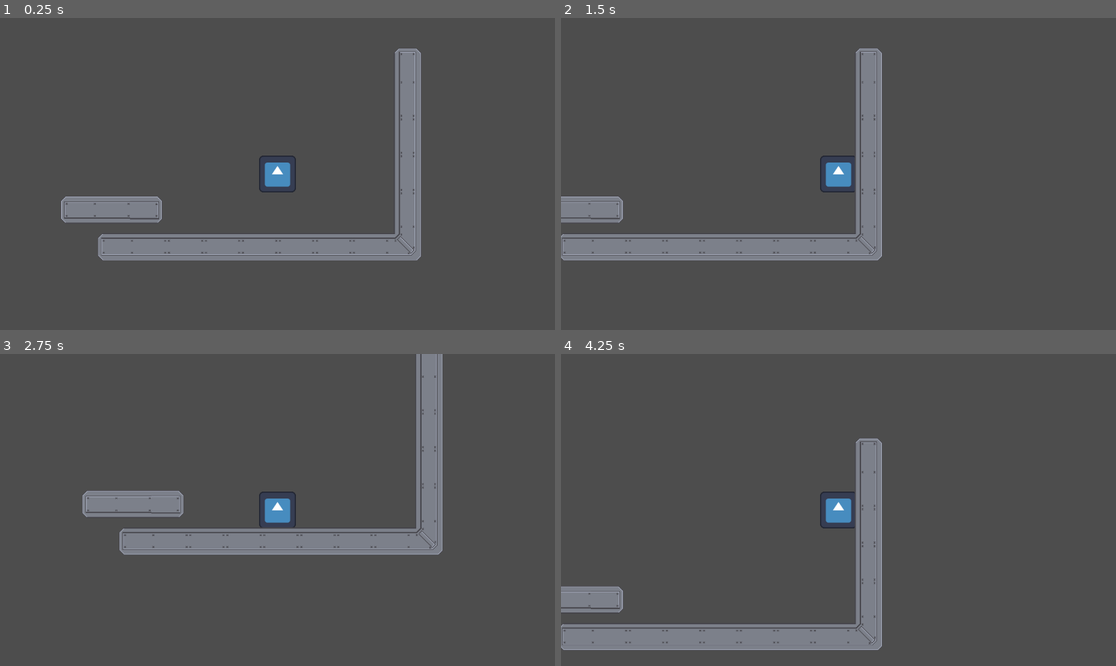
Above: before the commit, frames 1-4 (two rows, left to right).
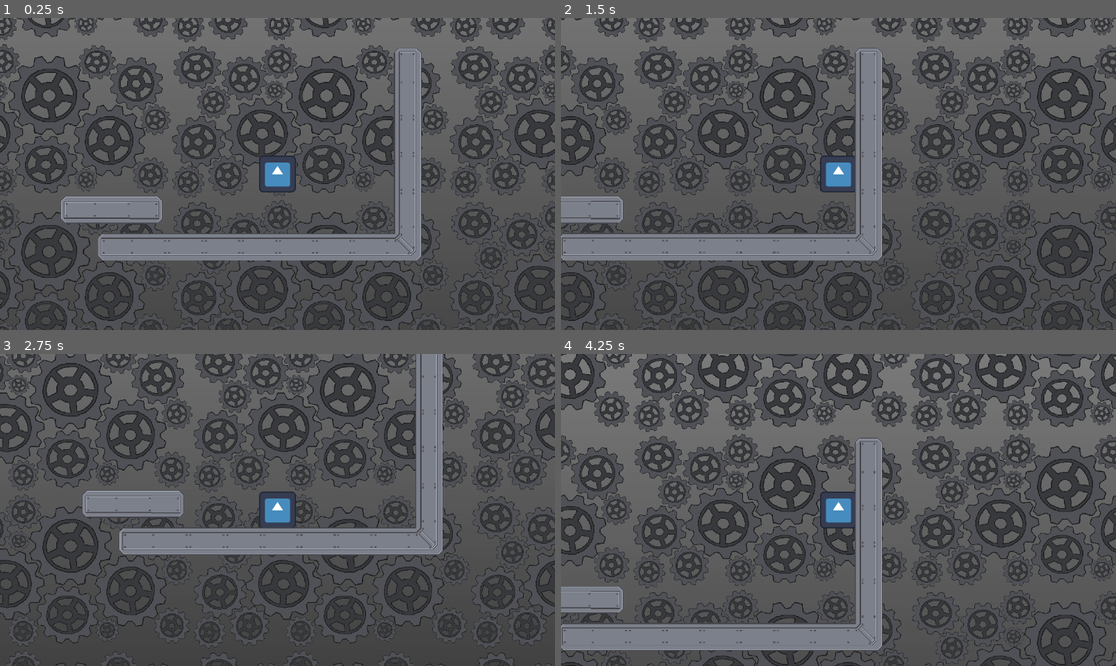
Above: after the commit, the same moments.

Repository: Wolcean887/Built-to-Scale
Game: Godot game, scene res://scenes/base.tscn
The game is run twice, just before and just after one commit, with the same random seed, the same clock (stepped at 60 frames per second) and the same inputs. The engine's default icon, where the game draws it, is replaced by a stand-in: a white triangle on a blue panel in a dark square.
Inputs:
- Up to frame 1 (0.25 s): no input
- Up to frame 2 (1.5 s): hold Shift (dash) 0.53-1.28 s; hold Right (move_right) from 0.53 s (still down); tap Up (jump) at 0.77 s; tap Shift (dash) at 1.35 s
- Up to frame 3 (2.75 s): tap Up (jump) at 1.52 s; release Right (move_right) at 2.03 s; hold Left (move_left) from 2.03 s (still down); hold Shift (dash) from 2.03 s (still down)
- Up to frame 4 (4.25 s): release Left (move_left) at 2.78 s; release Shift (dash) at 2.78 s; hold Right (move_right) from 2.78 s (still down); tap Shift (dash) at 2.85 s; tap Up (jump) at 3.02, 3.77 s; hold Shift (dash) from 3.53 s (still down)

The runs differ from the first frame. In frame 1, 25% of the frame differs, in the area x 0-100%, y 0-100%; in frame 2, 25%; in frame 3, 17%; in frame 4, 31%.

Commit message:
update_test1

Diff:
--- a/Built To Scale/project.godot
+++ b/Built To Scale/project.godot
@@ -45,3 +45,8 @@
 [physics]
 
 2d/default_gravity=2000.0
+
+[rendering]
+
+textures/canvas_textures/default_texture_filter=0
+environment/defaults/default_clear_color=Color(0.187176, 0.187176, 0.187176, 1)
--- /dev/null
+++ b/Built To Scale/scenes/background.tscn
@@ -0,0 +1,28 @@
+[gd_scene load_steps=4 format=3 uid="uid://dei5agkm5rott"]
+
+[ext_resource type="Texture2D" uid="uid://b01ltrqpm3xho" path="res://map/background_sprite_test.png" id="1_qklf0"]
+
+[sub_resource type="Gradient" id="Gradient_nhttv"]
+offsets = PackedFloat32Array(0, 0.428571, 1)
+colors = PackedColorArray(0.808998, 0.808998, 0.808998, 1, 0.525102, 0.525101, 0.525101, 1, 0.0728427, 0.0728426, 0.0728426, 1)
+
+[sub_resource type="GradientTexture2D" id="GradientTexture2D_0fem2"]
+gradient = SubResource("Gradient_nhttv")
+width = 180
+height = 245
+fill_from = Vector2(0.5, 0)
+fill_to = Vector2(0.5, 1)
+metadata/_snap_enabled = true
+
+[node name="Background" type="Node2D"]
+
+[node name="Background_sprite_back" type="Sprite2D" parent="."]
+scale = Vector2(27.9375, 20.5)
+texture = SubResource("GradientTexture2D_0fem2")
+
+[node name="Background_sprite_cogs" type="Sprite2D" parent="."]
+texture_repeat = 2
+scale = Vector2(0.5, 0.5)
+texture = ExtResource("1_qklf0")
+region_enabled = true
+region_rect = Rect2(0, 0, 10000, 10000)
--- a/Built To Scale/scenes/base.tscn
+++ b/Built To Scale/scenes/base.tscn
@@ -1,5 +1,6 @@
-[gd_scene load_steps=5 format=3 uid="uid://davs63vmy1itf"]
+[gd_scene load_steps=6 format=3 uid="uid://davs63vmy1itf"]
 
+[ext_resource type="PackedScene" uid="uid://dei5agkm5rott" path="res://scenes/background.tscn" id="1_jgfnt"]
 [ext_resource type="Script" path="res://Player.gd" id="1_trs6d"]
 [ext_resource type="Texture2D" uid="uid://cmqy0d54y6ka0" path="res://icon.svg" id="2_dbkyg"]
 [ext_resource type="TileSet" uid="uid://w67l1ot7tq2i" path="res://map/level_tile.tres" id="3_fh3qd"]
@@ -11,6 +12,9 @@
 position = Vector2(-2, 1)
 
 [node name="Level" type="Node" parent="."]
+
+[node name="Background" parent="Level" instance=ExtResource("1_jgfnt")]
+position = Vector2(-749, -587)
 
 [node name="Player" type="CharacterBody2D" parent="Level"]
 position = Vector2(-2, 1)
Binary file added: Built To Scale/map/background_sprite_test.aseprite
Binary file added: Built To Scale/map/background_sprite_test.png
Not shown, added: Built To Scale/map/background_sprite_test.png.import
